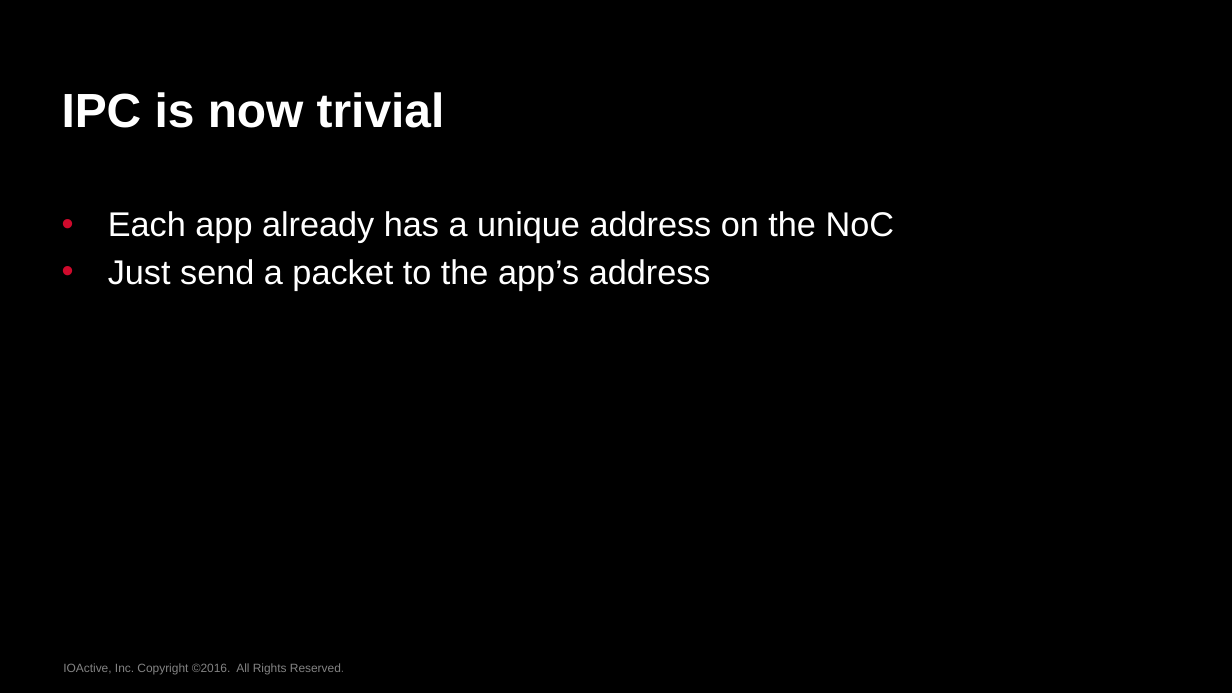
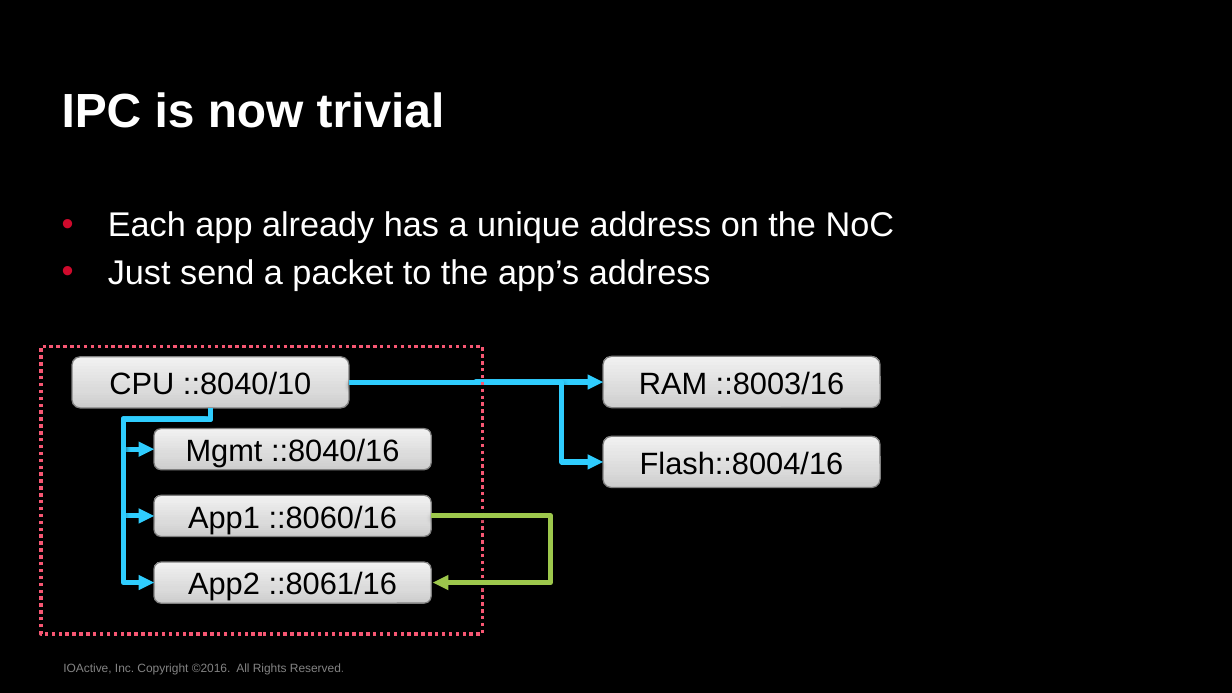
Before and after one commit to azonenberg/antikernel, a slide deck: slide 13 of doc/publications/ches2016/ches2016-antikernel-2.pptx (slide 12 before the commit). Drawn at 1232x693 pixels with LibreOffice and Linux fonts; fonts in the diff are those of the drawing; background and template pictures are left out. Boxes give left, top, right and bottom in pixels: in the first picture for what was removed or moved away, otherwise in the second. Text is boxed around its words. In the diff, an @@ line names an element or a change of style, - is before the commit and + after.

```diff
--- a/doc/publications/ches2016/ches2016-antikernel-2.pptx
+++ b/doc/publications/ches2016/ches2016-antikernel-2.pptx
@@ rectangle added at [41, 346, 482, 633], outline #F75773 2 pt dashed @@
@@ rounded rectangle added at [71, 357, 349, 409], fill gradient #CDCDCD to #DCDCDC to #F2F2F2, outline #808080 0.75 pt, 18 pt, text #000000 @@
+CPU ::8040/10
@@ rounded rectangle added at [602, 356, 880, 408], fill gradient #CDCDCD to #DCDCDC to #F2F2F2, outline #808080 0.75 pt, 18 pt, text #000000 @@
+RAM ::8003/16
@@ elbow arrow added from (349, 382) to (602, 382), #2FCDFE 3 pt @@
@@ elbow arrow added from (349, 382) to (602, 462), #2FCDFE 3 pt @@
@@ elbow arrow added from (211, 408) to (154, 450), #2FCDFE 3 pt @@
@@ elbow arrow added from (211, 408) to (154, 516), #2FCDFE 3 pt @@
@@ elbow arrow added from (211, 408) to (154, 583), #2FCDFE 3 pt @@
@@ rounded rectangle added at [154, 429, 431, 469], fill gradient #CDCDCD to #DCDCDC to #F2F2F2, outline #808080 0.75 pt, 18 pt, text #000000 @@
+Mgmt ::8040/16
@@ rounded rectangle added at [602, 436, 880, 488], fill gradient #CDCDCD to #DCDCDC to #F2F2F2, outline #808080 0.75 pt, 18 pt, text #000000 @@
+Flash::8004/16
@@ rounded rectangle added at [154, 495, 431, 536], fill gradient #CDCDCD to #DCDCDC to #F2F2F2, outline #808080 0.75 pt, 18 pt, text #000000 @@
+App1 ::8060/16
@@ elbow arrow added from (431, 516) to (432, 583), #9DC74C 3 pt @@
@@ rounded rectangle added at [154, 562, 431, 602], fill gradient #CDCDCD to #DCDCDC to #F2F2F2, outline #808080 0.75 pt, 18 pt, text #000000 @@
+App2 ::8061/16
```
Also in this commit, not shown: 3 other slides changed, 1 slide added.
